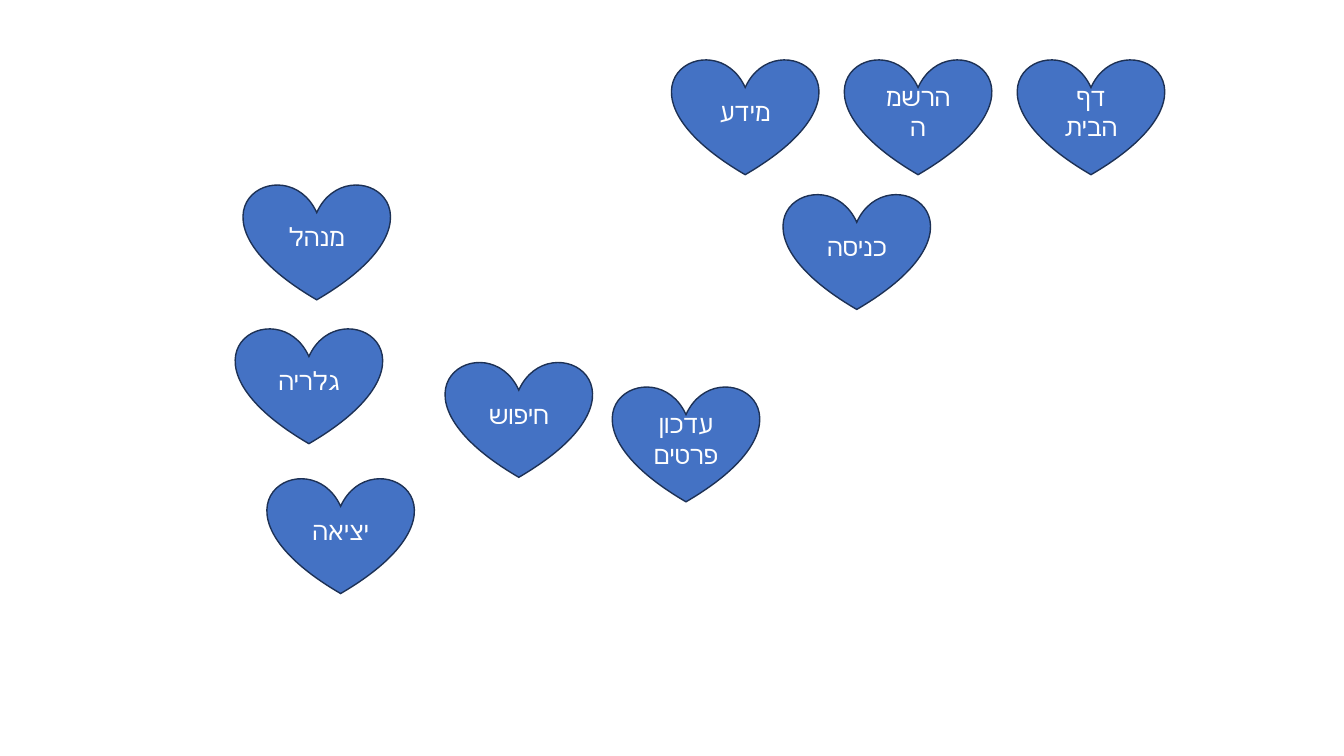
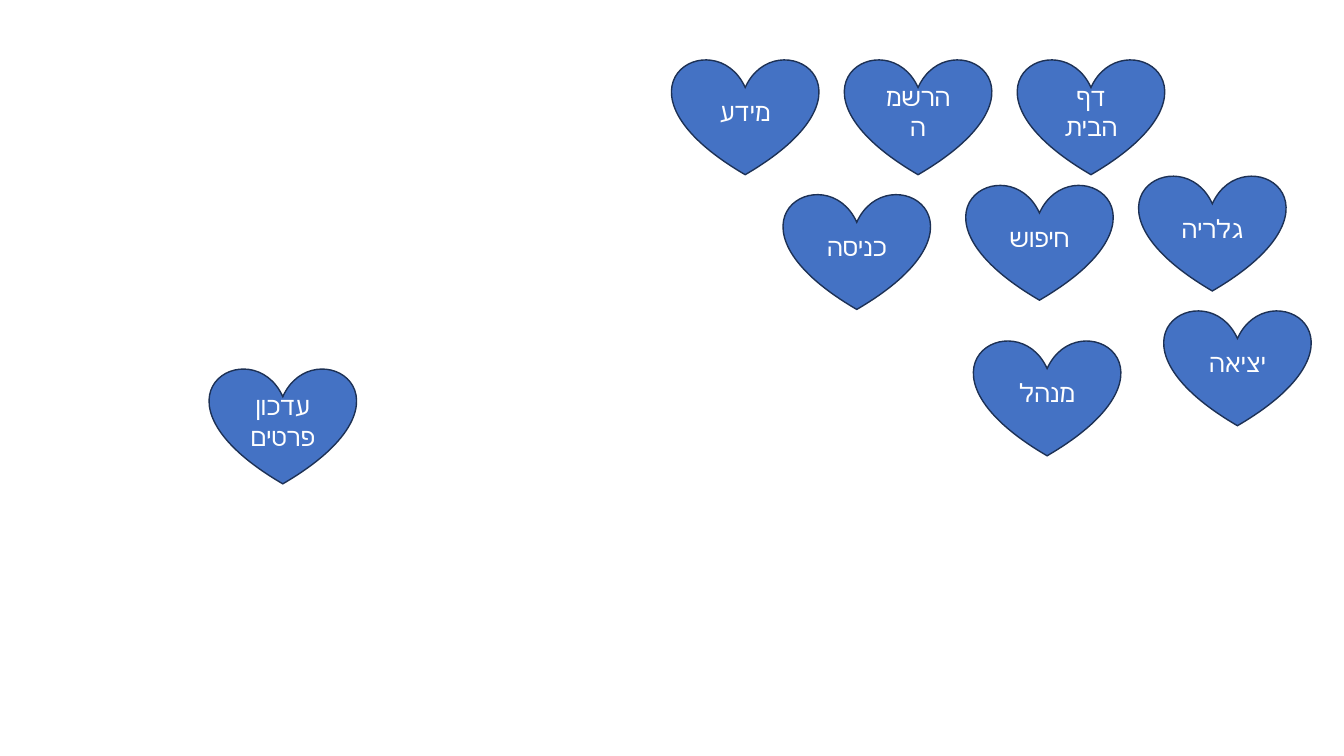
Before and after one commit to Dan-e123/web-sites, a slide deck: slide 1 of DanElalWebsite/photos/מצגת1.pptx. Drawn at 1344x756 pixels with LibreOffice and Linux fonts; fonts in the diff are those of the drawing. Boxes give left, top, right and bottom in pixels: in the first picture for what was removed or moved away, otherwise in the second. Text is boxed around its words. In the diff, an @@ line names an element or a change of style, - is before the commit and + after.

```diff
--- a/DanElalWebsite/photos/מצגת1.pptx
+++ b/DanElalWebsite/photos/מצגת1.pptx
@@ heart "גלריה": place and size @@
-heart "גלריה" at [236, 328, 382, 444]
+heart "גלריה" at [1139, 174, 1286, 290]
@@ heart "חיפוש": place and size @@
-heart "חיפוש" at [446, 361, 592, 477]
+heart "חיפוש" at [967, 184, 1113, 299]
@@ heart "יציאה": place and size @@
-heart "יציאה" at [267, 478, 413, 594]
+heart "יציאה" at [1165, 310, 1311, 425]
@@ heart "מנהל": place and size @@
-heart "מנהל" at [244, 184, 390, 299]
+heart "מנהל" at [974, 340, 1120, 456]
@@ heart "עדכון פרטים": place and size @@
-heart "עדכון פרטים" at [613, 386, 759, 502]
+heart "עדכון פרטים" at [210, 368, 356, 484]
```
Also in this commit, not shown: 18 other files.
